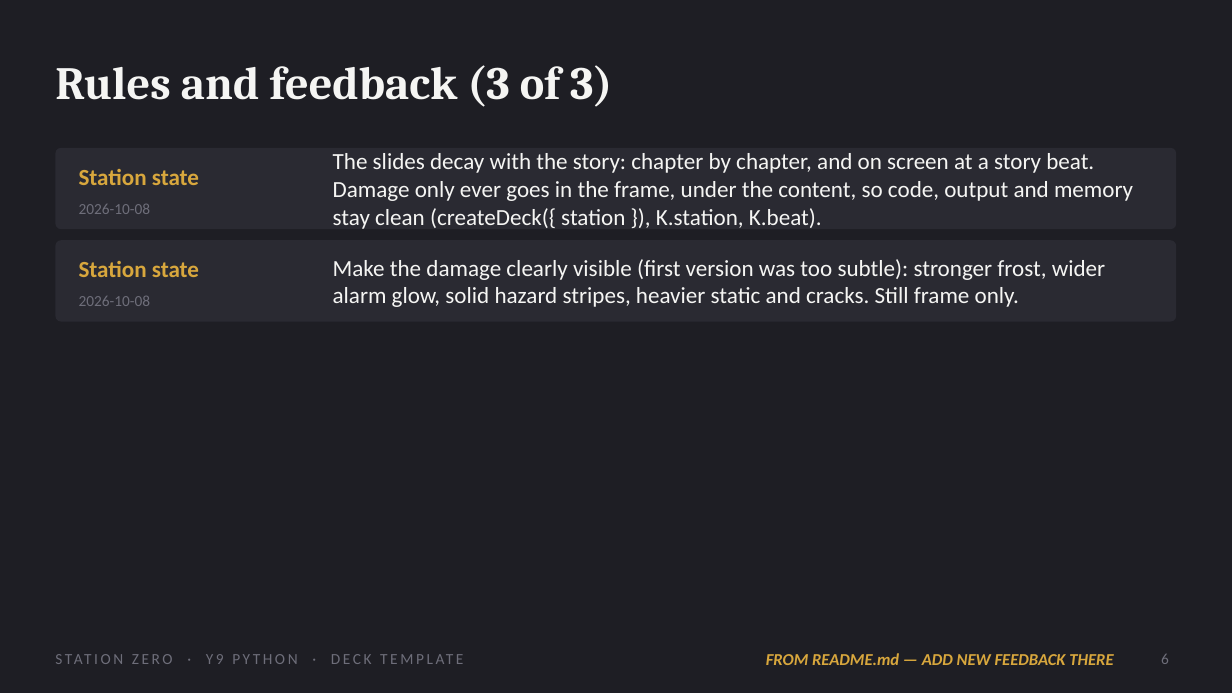
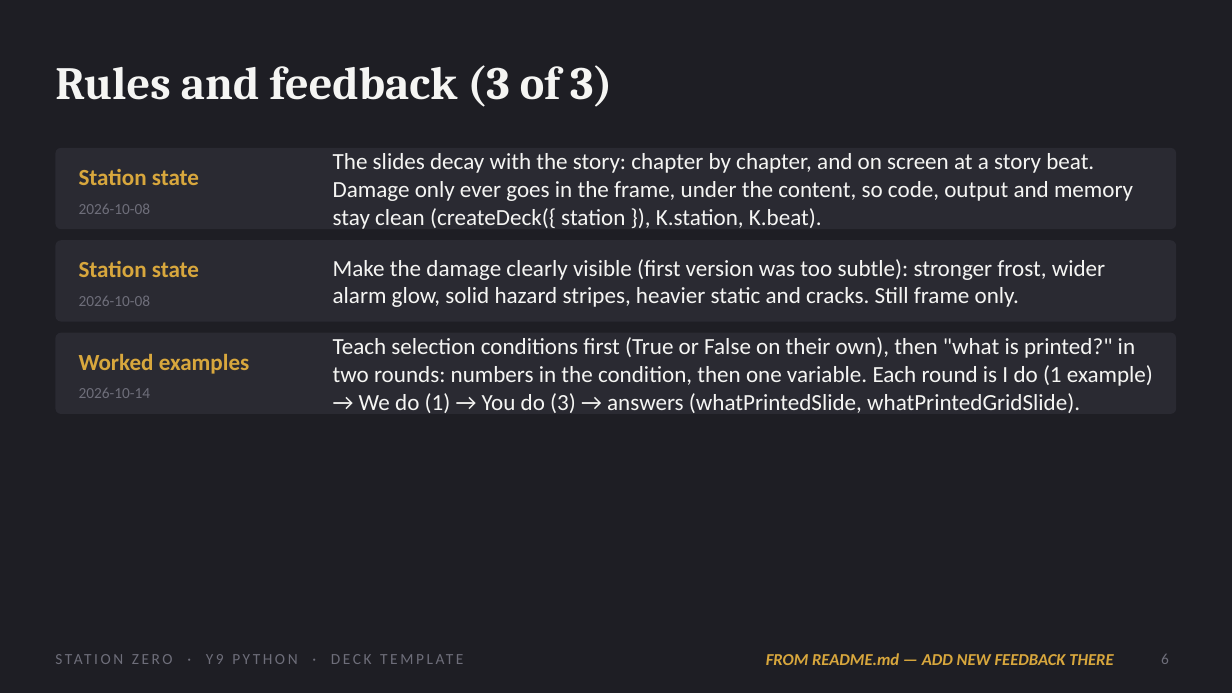
Before and after one commit to OGAComputing/interactive, a slide deck: slide 6 of _presentations/Y9_Python/Y9_Python_Deck_Template.pptx. Drawn at 1232x693 pixels with LibreOffice and Linux fonts; fonts in the diff are those of the drawing. Boxes give left, top, right and bottom in pixels: in the first picture for what was removed or moved away, otherwise in the second. Text is boxed around its words. In the diff, an @@ line names an element or a change of style, - is before the commit and + after.

```diff
--- a/_presentations/Y9_Python/Y9_Python_Deck_Template.pptx
+++ b/_presentations/Y9_Python/Y9_Python_Deck_Template.pptx
@@ rounded rectangle added at (x1=55, y1=333, x2=1177, y2=414), fill #2A2A32 @@
@@ text added at (x1=79, y1=354, x2=250, y2=374), 18 pt, text #D8A73D, bold @@
+Worked examples
@@ text added at (x1=333, y1=337, x2=1153, y2=413), 18 pt, text #F5F5F3 @@
+Teach selection conditions first (True or False on their own), then "what is printed?" in two rounds: numbers in the condition, then one variable. Each round is I do (1 example) → We do (1) → You do (3) → answers (whatPrintedSlide, whatPrintedGridSlide).
@@ text added at (x1=79, y1=388, x2=151, y2=398), 12 pt, text #6E6E7A @@
+2026-10-14
```
Also in this commit, not shown: 1 other slide changed, 3 slides added, 18 other files.
